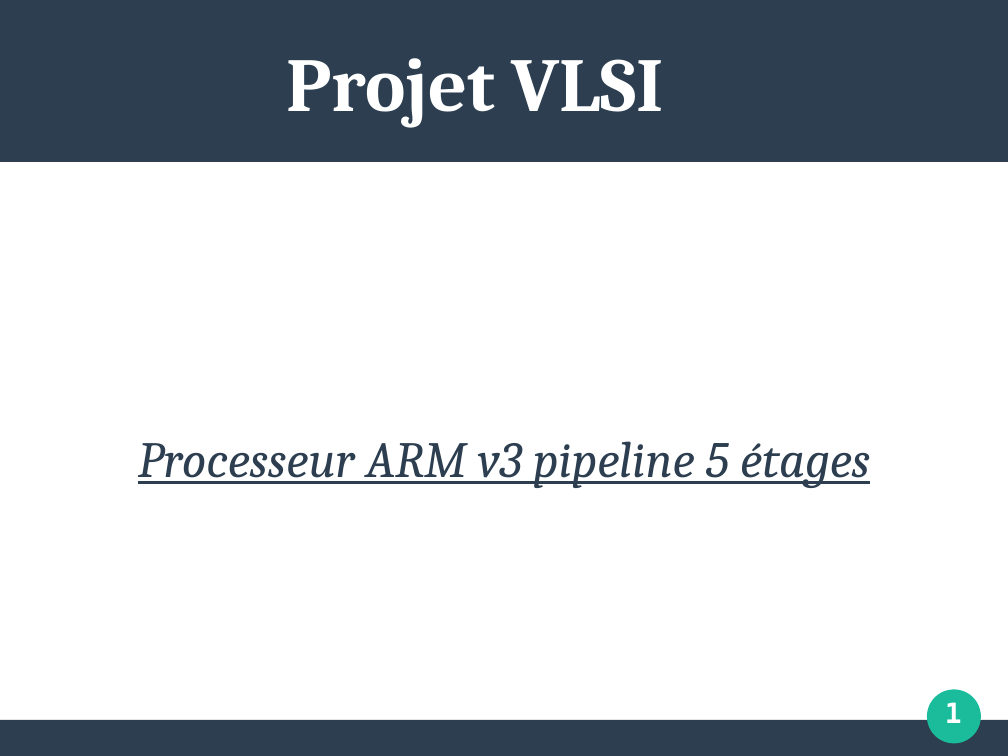
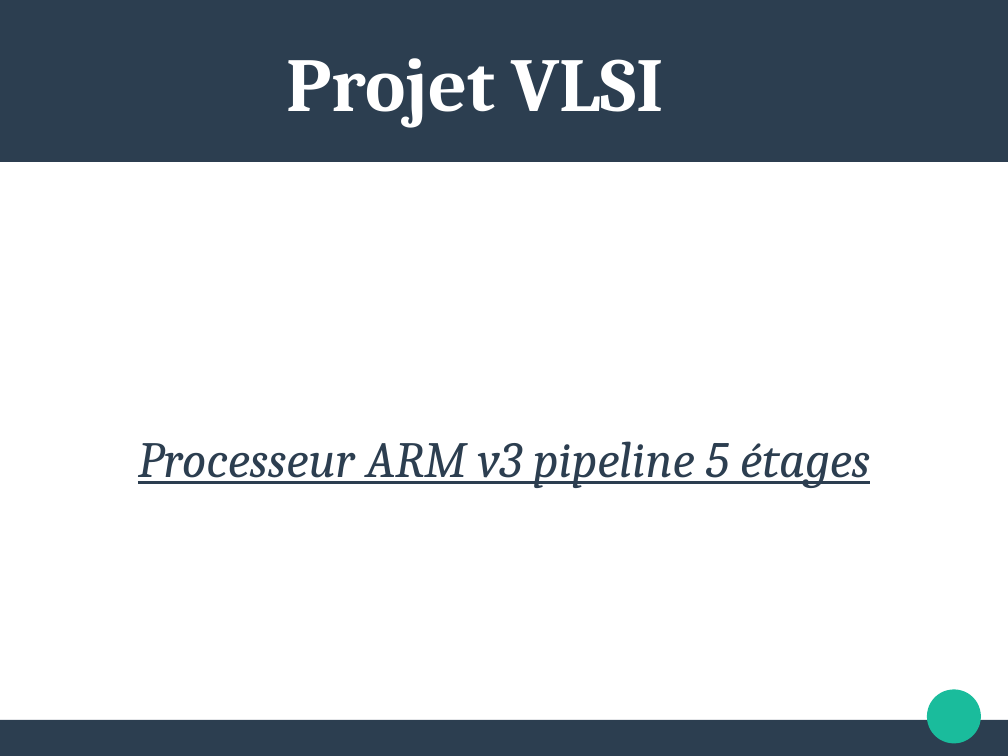
Before and after one commit to maximouth/VHDL, a slide deck: slide 1 of presentation1.odp. Drawn at 1008x756 pixels with LibreOffice and Linux fonts; fonts in the diff are those of the drawing. Boxes give left, top, right and bottom in pixels: in the first picture for what was removed or moved away, otherwise in the second. Text is boxed around its words. In the diff, an @@ line names an element or a change of style, - is before the commit and + after.

```diff
--- a/presentation1.odp
+++ b/presentation1.odp
@@ text removed at box(945, 702, 962, 723) @@
-1
```
Also in this commit, not shown: 10 other slides changed, 9 slides added, 4 slides removed.
